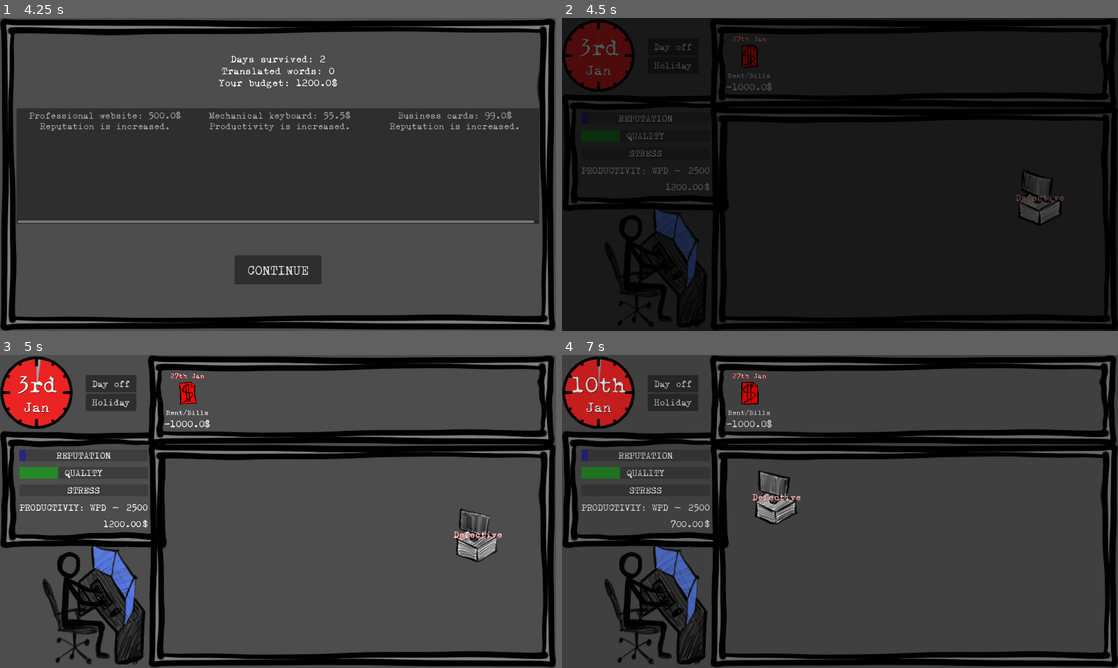
Above: before the commit, frames 1-4 (two rows, left to right).
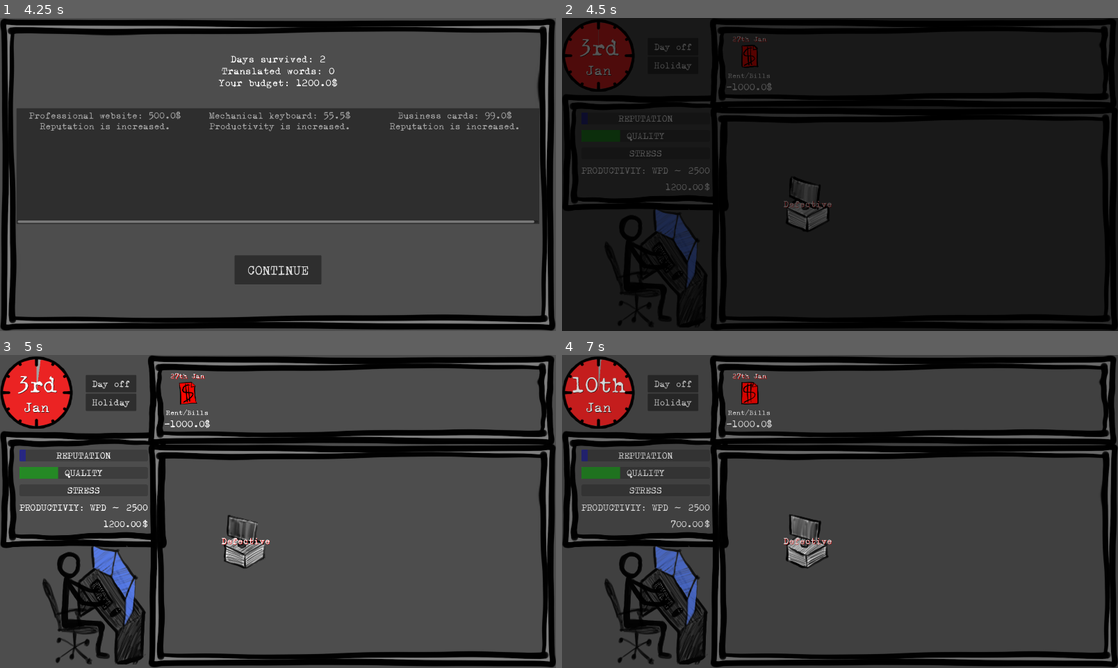
Above: after the commit, the same moments.

Repository: ildede/game-off-2025
Game: Godot game, scene res://scenes/game/screens/splash_screen/splash.tscn
Same seed, same stepped clock (60 frames per second), same inputs: the game is played once before the commit and once after it.
Inputs:
- Up to frame 1 (4.25 s): click "LET'S GO!" at 0.5 s; click "START" at 1.25 s; click "Accept" at 2 s; click "Day off" at 2.75 s; click "YES" at 3.5 s
- Up to frame 2 (4.5 s): click "CONTINUE" at 4.25 s
- Up to frame 3 (5 s): no input
- Up to frame 4 (7 s): click "Holiday" at 5 s; click "YES" at 5.75 s; click "CONTINUE" at 6.5 s

Frame 1 is identical in both runs. In frame 2, 0.9% of the frame differs, in the area x 39-91%, y 49-68%; in frame 3, 1.3%; in frame 4, 1.5%, in the area x 34-49%, y 36-69%.

Commit message:
feat: clients stay on the spawn position

Diff:
--- a/autoloads/models.gd
+++ b/autoloads/models.gd
@@ -64,6 +64,7 @@
 	var custom_email: String
 	var public_reputation: PublicReputationObject
 	var min_reputation: int
+	var position: Vector2
 
 	var recurring_tasks: Array[RecurringTaskObject]
 	var extemporaneous_tasks: Array[ExtemporaneousTaskObject]
--- a/scenes/game/entities/client/client.gd
+++ b/scenes/game/entities/client/client.gd
@@ -8,13 +8,13 @@
 func _ready() -> void:
 	$Sprite.play("default")
 
-func initialize(my_position: Vector2, translator_position: Vector2, client_data: Models.ClientObject):
+func initialize(translator_position: Vector2, client_data: Models.ClientObject):
 	_client_data = client_data
-	self.position = my_position
+	self.position = client_data.position
 	client_id = client_data.id
 	var curve = Curve2D.new()
 	curve.add_point($Sprite.position)
-	curve.add_point(translator_position - my_position)
+	curve.add_point(translator_position - client_data.position)
 	var path = Path2D.new()
 	path.curve = curve
 	path_to_translator = path
--- a/scenes/game/screens/main_screen/main.gd
+++ b/scenes/game/screens/main_screen/main.gd
@@ -151,12 +151,13 @@
 func add_new_client_to_scene(client_info: Models.ClientObject) -> ClientScene:
 	print("[MAIN] add_new_client_to_scene")
 	var client: ClientScene = client_scene.instantiate()
-	var client_position = Vector2(
-		randi_range($WorldPanel.position[0]+140, $WorldPanel.position[0]+$WorldPanel.size[0]-140),
-		randi_range($WorldPanel.position[1]+110, $WorldPanel.position[1]+$WorldPanel.size[1]-110)
-	)
+	if client_info.position == Vector2.ZERO:
+		client_info.position = Vector2(
+			randi_range($WorldPanel.position[0]+140, $WorldPanel.position[0]+$WorldPanel.size[0]-140),
+			randi_range($WorldPanel.position[1]+110, $WorldPanel.position[1]+$WorldPanel.size[1]-110)
+		)
 	var translator_position = $Translator.global_position
-	client.initialize(client_position, translator_position, client_info)
+	client.initialize(translator_position, client_info)
 	add_child(client)
 	return client
 
